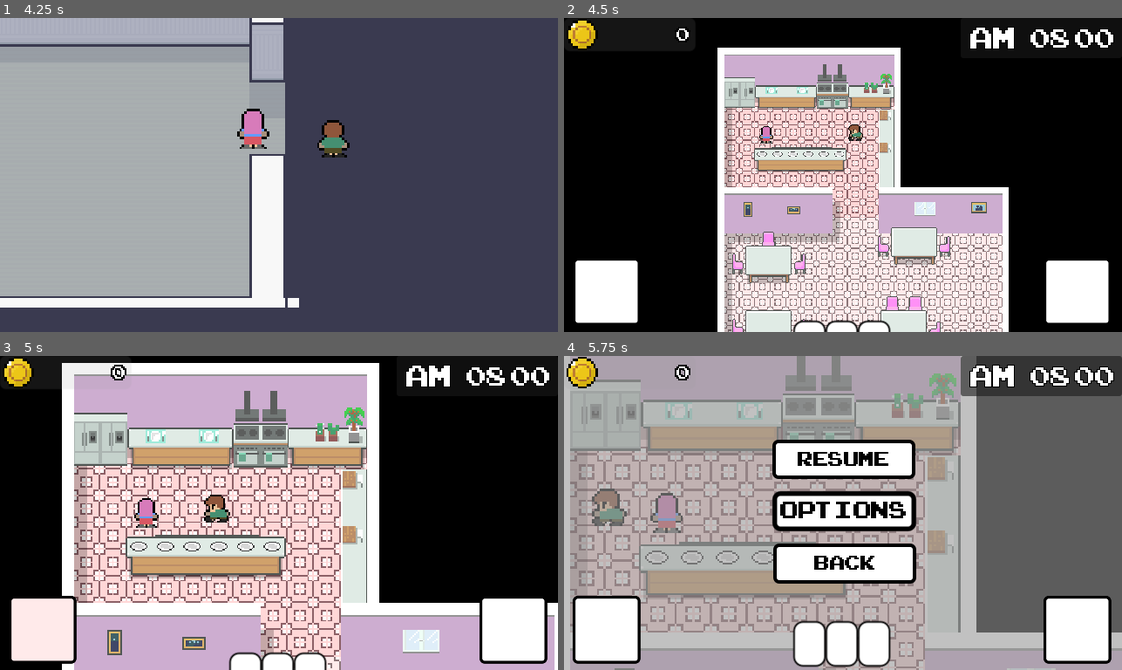
Above: before the commit, frames 1-4 (two rows, left to right).
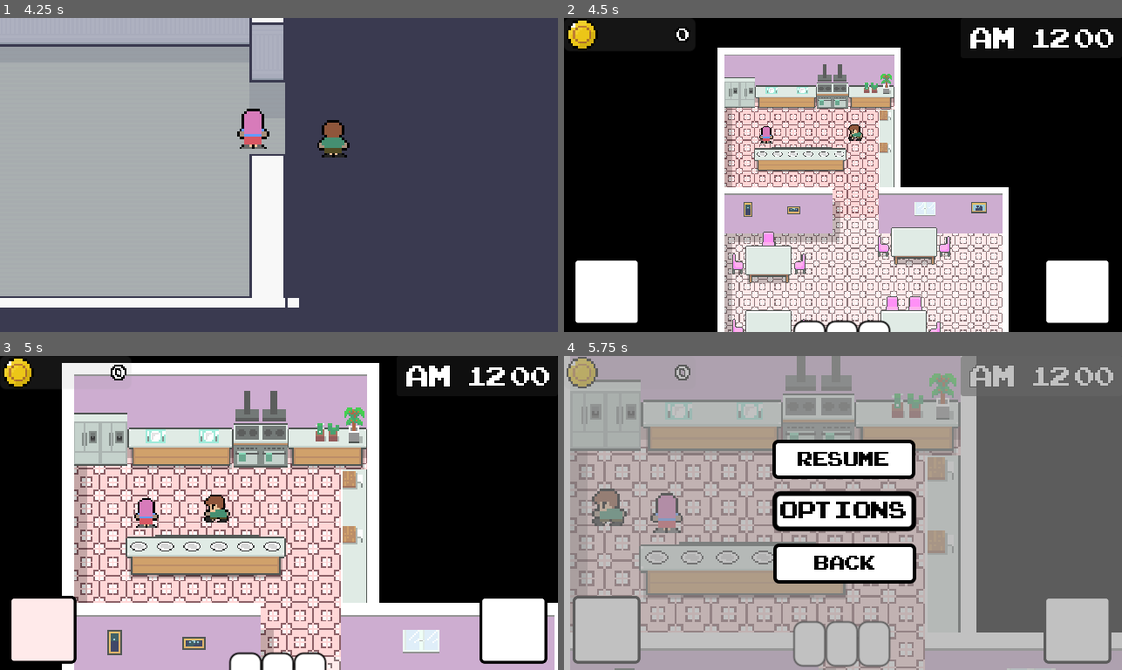
Above: after the commit, the same moments.

Repository: RaiLogic/cooking-game
Game: Godot game, scene res://Scenes/UI/main.tscn
The game is run twice, just before and just after one commit, with the same random seed, the same clock (stepped at 60 frames per second) and the same inputs.
Inputs (mouse positions are in pixels of both pictures, inside the frame that each line leads up to):
- Up to frame 1 (4.25 s): click (267, 168) at 0.5 s; hold D (right) 1.28-2.03 s; tap E (interact) at 1.35, 2.3, 2.85, 3.6 s; hold S (down) 2.03-2.78 s; tap 1 (dance) at 2.1 s; hold D (right) 2.78-3.53 s; hold W (up) from 3.53 s (still down)
- Up to frame 2 (4.5 s): release W (up) at 4.28 s; hold A (left) from 4.28 s (still down); tap 1 (dance) at 4.35 s
- Up to frame 3 (5 s): keep holding A (left); tap E (interact) at 4.55 s; tap Q (checkmenu) at 4.9 s
- Up to frame 4 (5.75 s): keep holding A (left); tap E (interact) at 5.1 s; tap Escape (escape) at 5.65 s

Frame 1 is identical in both runs. In frame 2, 0.2% of the frame differs, in the area x 83-91%, y 3-10%; in frame 3, 0.2%; in frame 4, 12%, in the area x 0-100%, y 0-100%.

Commit message:
Simple Order List System. Bug Fixes
Order List feature added. Just press Q or Left CTRL to open and you will see the food queued to cook. Still not finished though.

Fixed Option Menu Butons not clickable then requiring to restart the whole game.

Fixed the Random Customer Spawner not doing the randomize timer. Will be much more accurate from now on

Diff:
--- a/Scenes/Map/restaurant.tscn
+++ b/Scenes/Map/restaurant.tscn
@@ -528,5 +528,6 @@
 
 [node name="SpawnTimer" type="Timer" parent="CustomerSpawner" unique_id=1683987105]
 wait_time = 3.0
+one_shot = true
 
 [connection signal="timeout" from="CustomerSpawner/SpawnTimer" to="CustomerSpawner" method="_on_spawn_timer_timeout"]
--- a/Scenes/Players/customer_spawner.gd
+++ b/Scenes/Players/customer_spawner.gd
@@ -13,9 +13,6 @@
 var customers : Array = []
 @onready var restaurant: Node = get_parent()
 @onready var orders_ui: Control = %OrdersUI
-
-func _ready() -> void:
-	timer.wait_time = customer_spawn_time
 
 func spawn_customer() -> void:
 	if customers.size() >= restaurant.chairs.size():
@@ -41,10 +38,12 @@
 	customer.done.connect(chair.remove)
 	customer.state_changed.connect(chair.update_sprite)
 	customer.has_ordered.connect(orders_ui.add_order)
+	customer.eating.connect(orders_ui.remove_order)
 
 # CALL WHEN READY TO SPAWN CUSTOMERS
 func start_spawning() -> void:
 	if timer.is_stopped():
+		timer.wait_time = 3.0
 		timer.start()
 
 # CALLED WHEN THE CUSTOMER EMITS DONE SIGNAL
@@ -56,9 +55,11 @@
 func _on_spawn_timer_timeout() -> void:
 	spawn_customer()
 	randomize_timer()
+	timer.start()
 
 # FUNCTION TO RANDOMIZE CUSTOMER SPAWNING TIME
 func randomize_timer() -> void:
 	random_time = randf_range(2.0, 30.0)
 	timer.wait_time = random_time
-	print(random_time)
+	print("Random: ", random_time)
+	print("Timer: ", timer.wait_time)
--- a/Scenes/Players/player_1.tscn
+++ b/Scenes/Players/player_1.tscn
@@ -377,6 +377,8 @@
 interact = NodePath("Compositions/InteractorComponent")
 inventory = NodePath("Compositions/InventoryComponent")
 
+[node name="AudioStreamPlayer" type="AudioStreamPlayer" parent="." unique_id=2000777685]
+
 [node name="AnimatedSprite2D" type="AnimatedSprite2D" parent="." unique_id=1031632667]
 position = Vector2(2, -2)
 scale = Vector2(2.25, 2.25)
--- a/Scenes/UI/orders_ui.tscn
+++ b/Scenes/UI/orders_ui.tscn
@@ -20,7 +20,7 @@
 
 [sub_resource type="Animation" id="Animation_xwav6"]
 resource_name = "down"
-length = 0.19999999999999998
+length = 0.2
 tracks/0/type = "value"
 tracks/0/imported = false
 tracks/0/enabled = true
@@ -36,7 +36,7 @@
 
 [sub_resource type="Animation" id="Animation_2dk78"]
 resource_name = "up"
-length = 0.19999999999999998
+length = 0.2
 tracks/0/type = "value"
 tracks/0/imported = false
 tracks/0/enabled = true
@@ -64,9 +64,9 @@
 anchor_top = 1.0
 anchor_right = 0.5
 anchor_bottom = 1.0
-offset_left = -91.0
+offset_left = -116.0
 offset_top = -112.0
-offset_right = 91.0
+offset_right = 116.0
 grow_horizontal = 2
 grow_vertical = 0
 script = ExtResource("1_q763c")
--- a/Scenes/pause_menu.tscn
+++ b/Scenes/pause_menu.tscn
@@ -10,6 +10,8 @@
 bg_color = Color(0.6, 0.6, 0.6, 0.6039216)
 
 [node name="PauseMenu" type="CanvasLayer" unique_id=128763513]
+process_mode = 3
+layer = 3
 script = ExtResource("1_bpi0q")
 
 [node name="Menu" type="Panel" parent="." unique_id=2073025229]
--- a/Scripts/Appliances/plate.gd
+++ b/Scripts/Appliances/plate.gd
@@ -78,7 +78,6 @@
 	plating_ui.show_result(recipe.result)
 
 func done() -> void:
-	print(current_recipe.result)
 	player.inventory.add_item(current_recipe.result)
 	restart()
 
--- a/Scripts/Autoloads/time-manager.gd
+++ b/Scripts/Autoloads/time-manager.gd
@@ -10,7 +10,7 @@
 # HOW MUCH TIME WILL PASS EVERY EVERY REAL SECONDS
 const TIME_PROGRESS: int = 10
 
-@onready var hour : int = 8
+@onready var hour : int = 12
 @onready var minute : int = 0
 @onready var is_morning : bool = true
 
--- a/Scripts/Player/player.gd
+++ b/Scripts/Player/player.gd
@@ -6,6 +6,10 @@
 @export var animate: AnimationComponent
 @export var interact: InteractorComponent
 @export var inventory: InventoryComponent
+
+@onready var audio: AudioStreamPlayer = $AudioStreamPlayer
+const DASH_SFX = preload("uid://bkfdfd0ua24rx")
+
 
 func _physics_process(delta: float) -> void:
 	# JUST FOR TESTING STUFF, THIS IS TO AVOID BOTH PROCESS RUNNING AND KEEP IT
@@ -43,6 +47,11 @@
 	else:
 		set_move(true)
 
+	# SFX
+	if input.dashed:
+		if !audio.is_playing() and !dash.dash_cd:
+			sfx_manager.play_sfx(audio, DASH_SFX)
+
 
 
 func set_move(move: bool) -> void:
--- a/Scripts/UI/orders_ui.gd
+++ b/Scripts/UI/orders_ui.gd
@@ -1,6 +1,7 @@
 extends Control
 
 @onready var slots: Array = $Slots.get_children()
+@onready var orders: Array[Dictionary] = []
 
 @onready var animation: AnimationPlayer = $AnimationPlayer
 
@@ -13,9 +14,29 @@
 	for slot in slots:
 		if slot.item_ui.texture == null:
 			slot.item_ui.texture = customer.desired_food.icon
+
+			# ADDS THE CUSTOMER AND THE FOOD SLOT HE IS IN
+			orders.append({
+			"customer": customer,
+			"slot": slot
+			})
 			return
 
+func remove_order(customer: Customer) -> void:
+	if customer.state == customer.STATES.EATING:
+		for order in orders: # GETS THE ORDERS IN THE ORDER LIST
+			# IF THE CUSTOMER HAD RECEIVED THE ORDER, IT WILL GET THE RIGHT CUSTOMER
+			# TO REMOVE ITS SLOT IN THE ORDER LIST
+			if order["customer"] == customer: # GETS THE RIGHT CUSTOMER
+				var slot = order["slot"] # LOOK FOR ITS SLOT
+				slot.item_ui.texture = null
+				orders.erase(order)
+				return
+
 func toggle() -> void:
+	if animation.is_playing():
+		return
+
 	opened = !opened
 
 	if opened: animation.play("up")
--- a/Scripts/UI/pause_menu.gd
+++ b/Scripts/UI/pause_menu.gd
@@ -11,8 +11,9 @@
 
 func _ready() -> void:
 	options.pressed.connect(show_option)
-	back.pressed.connect(back_to)
+	back.pressed.connect(back_to_main)
 	resume.pressed.connect(resume_game)
+	option_menu.back.pressed.connect(back_to_menu)
 
 	visible = false
 
@@ -25,12 +26,17 @@
 	is_paused = false
 	get_tree().paused = false
 	visible = false
+	menu.visible = true
 
-func back_to() -> void:
+func back_to_main() -> void:
 	get_tree().paused = false
 	visible = false
 	get_tree().change_scene_to_file("res://Scenes/UI/main.tscn")
 
+func back_to_menu() -> void:
+	menu.visible = true
+	visible = true
+
 func show_option() -> void:
-	option_menu.show()
-	menu.hide()
+	option_menu.visible = true
+	menu.visible = false
--- a/Scripts/customer.gd
+++ b/Scripts/customer.gd
@@ -29,7 +29,8 @@
 
 # FOOD ORDERING
 var desired_food : Food
-signal has_ordered(Customer) # CONNECTED TO FUNCTION "add_irder" in orders_ui.gd
+signal has_ordered(Customer) # CONNECTED TO FUNCTION "add_order" in orders_ui.gd
+signal eating(Customer) # CONNECTED TO FUNCTION "remove_order" in orders_ui.gd
 
 func _ready() -> void:
 	interact_area.monitoring = false
@@ -62,6 +63,7 @@
 			interactor.inventory.clear_item()
 			state = STATES.EATING
 			state_changed.emit()
+			eating.emit(self)
 			# VALUE IS HARD SET AND MIGHT CHANGE SOON
 			progress.start(10.0)
 			# THIS IS TO NOT SHOW THE PROGRESS BAR AND MAKE IT LOOK LIKE THE CUSTOMER IS
